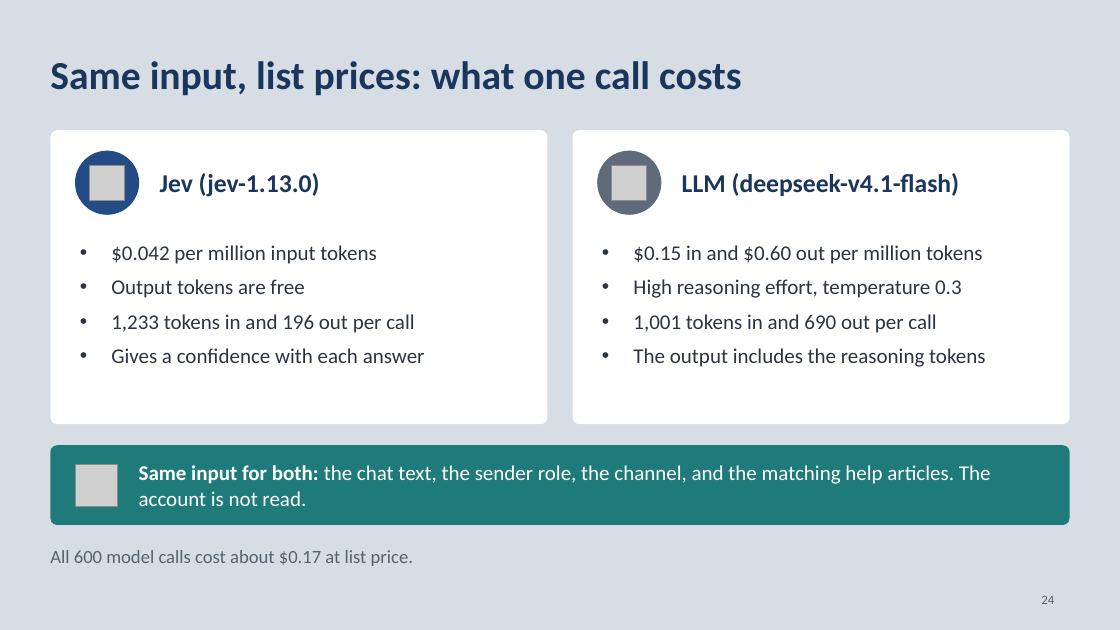
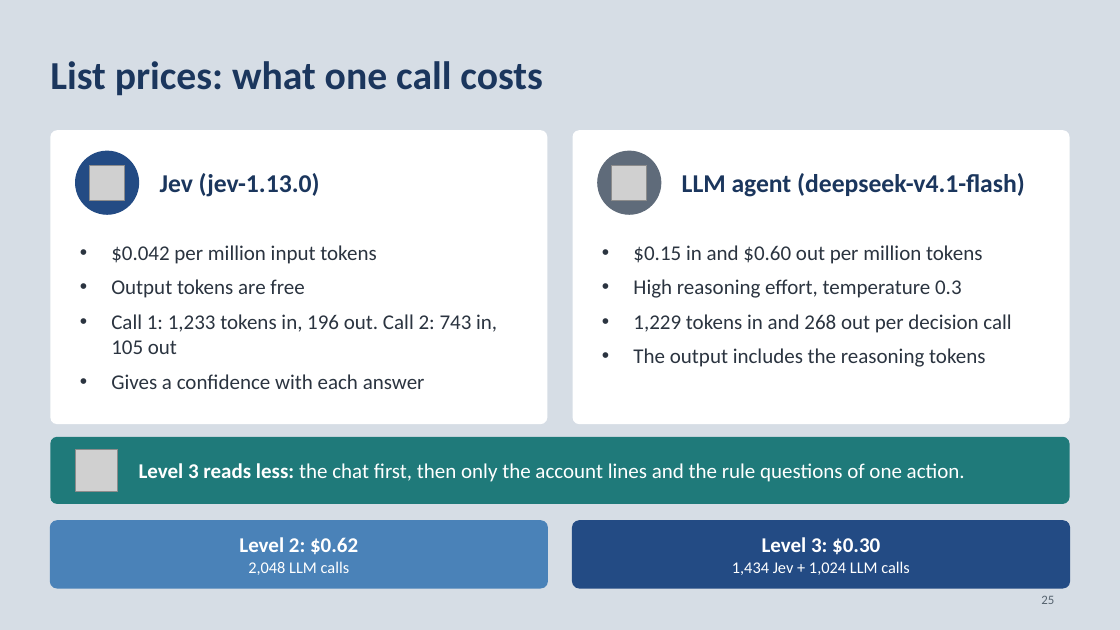
Before and after one commit to neilonthesky/english-presentation, a slide deck: slide 25 of slides/deck.pptx (slide 24 before the commit). Drawn at 1120x630 pixels with LibreOffice and Linux fonts; fonts in the diff are those of the drawing; grey boxes stand for pictures. Boxes give left, top, right and bottom in pixels: in the first picture for what was removed or moved away, otherwise in the second. Text is boxed around its words. In the diff, an @@ line names an element or a change of style, - is before the commit and + after.

Commit message:
feat: expanded the Jev evaluation and revised the presentation
- Added probes comparing rule-question strategies and a
  Jev-with-rules-as-context approach.
- Updated the slides to describe sequential rule questions and report
  results for 1,024 requests.

```diff
--- a/slides/deck.pptx
+++ b/slides/deck.pptx
@@ text at [50, 61, 543, 96]: text changed @@
-Same input, list prices: what one call costs
+List prices: what one call costs
@@ text at [682, 173, 1025, 197]: text changed @@
-LLM (deepseek-v4.1-flash)
+LLM agent (deepseek-v4.1-flash)
@@ text at [111, 314, 497, 354]: text changed @@
-• 1,233 tokens in and 196 out per call
+• Call 1: 1,233 tokens in, 196 out. Call 2: 743 in, 105 out
@@ text at [633, 314, 1011, 333]: text changed @@
-• 1,001 tokens in and 690 out per call
+• 1,229 tokens in and 268 out per decision call
@@ rounded rectangle: place and size @@
-rounded rectangle at [50, 445, 1070, 525]
+rounded rectangle at [50, 437, 1070, 504]
@@ rounded rectangle at [50, 437, 1070, 504]: proportions changed @@
@@ picture: place and size @@
-picture at [76, 465, 118, 507]
+picture at [76, 450, 118, 492]
@@ text at [139, 463, 965, 482]: text changed @@
-Same input for both: the chat text, the sender role, the channel, and the matching help articles. The account is not read.
+Level 3 reads less: the chat first, then only the account lines and the rule questions of one action.
@@ rounded rectangle added at [50, 521, 548, 588], fill #4A82B8, outline #4A82B8 1 pt, 14 pt, text #FFFFFF @@
+Level 2: $0.62
+2,048 LLM calls
@@ rounded rectangle added at [573, 521, 1070, 588], fill #234B84, outline #234B84 1 pt, 14 pt, text #FFFFFF @@
+Level 3: $0.30
+1,434 Jev + 1,024 LLM calls
@@ text removed at [50, 550, 413, 566] @@
-All 600 model calls cost about $0.17 at list price.
@@ page number at [1041, 596, 1054, 604]: text changed @@
-24
+25
```
Also in this commit, not shown: 24 other slides changed, 3 slides added, 3 slides removed, 16 other files.
